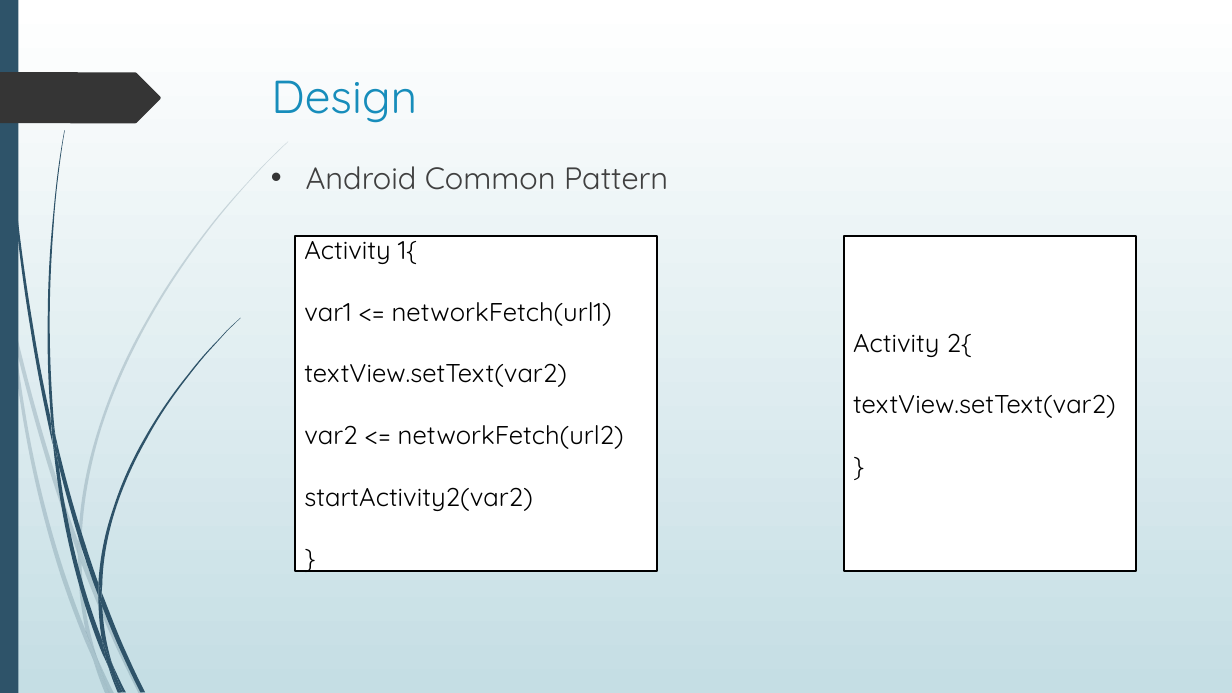
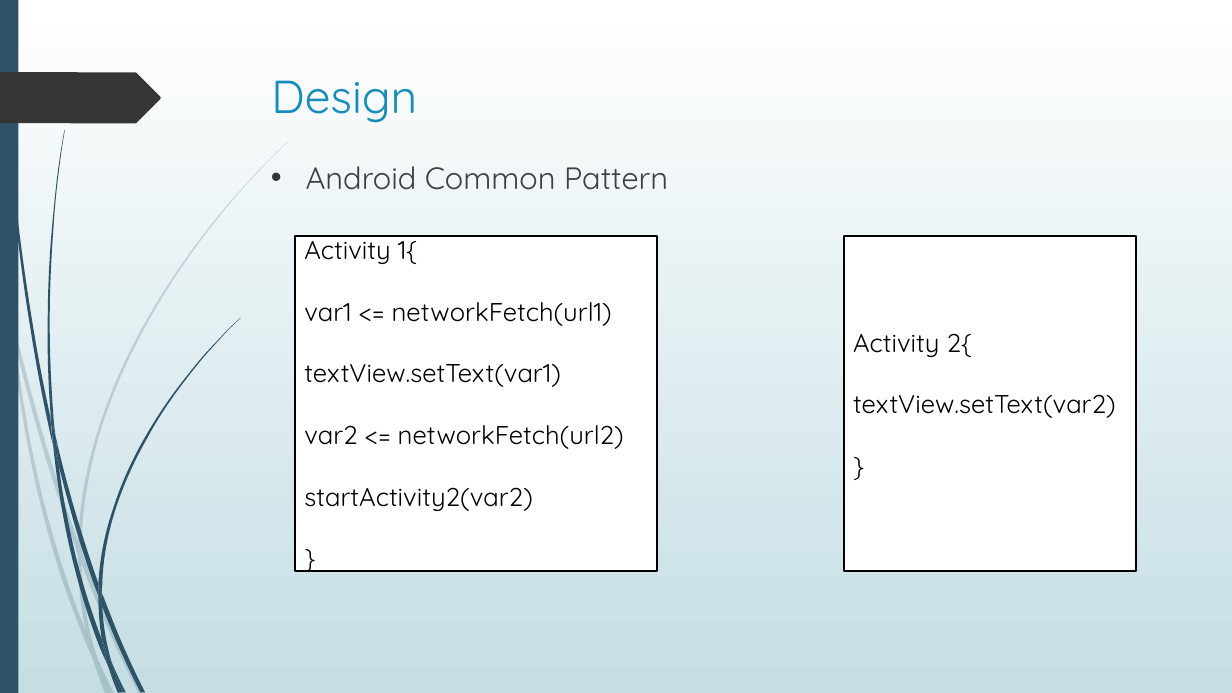
Before and after one commit to shahamish150294/PrefetchProcrastinatorAndroid, a slide deck: slide 9 of Prefetch Procrastinator Final Presentation.pptx. Drawn at 1232x693 pixels with LibreOffice and Linux fonts; fonts in the diff are those of the drawing. Boxes give left, top, right and bottom in pixels: in the first picture for what was removed or moved away, otherwise in the second. Text is boxed around its words. In the diff, an @@ line names an element or a change of style, - is before the commit and + after.

```diff
--- a/Prefetch Procrastinator Final Presentation.pptx
+++ b/Prefetch Procrastinator Final Presentation.pptx
@@ text in rectangle at bbox=[304, 364, 561, 387]: text changed @@
-textView.setText(var2)
+textView.setText(var1)
```
Also in this commit, not shown: 1 other slide changed.
